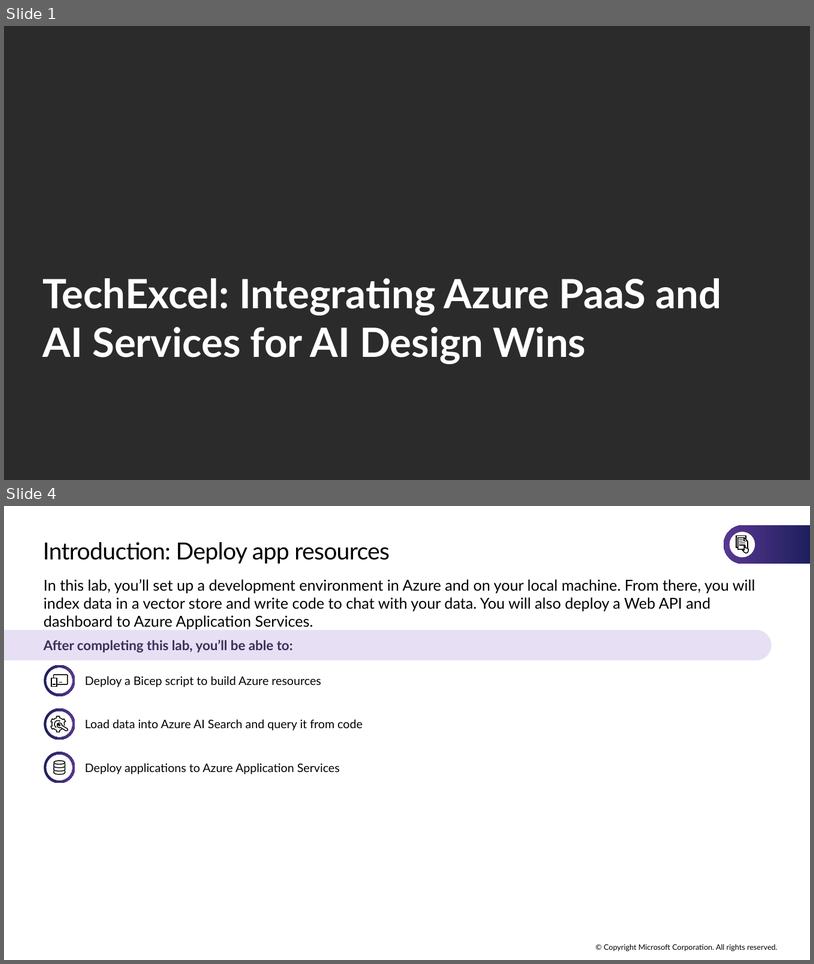
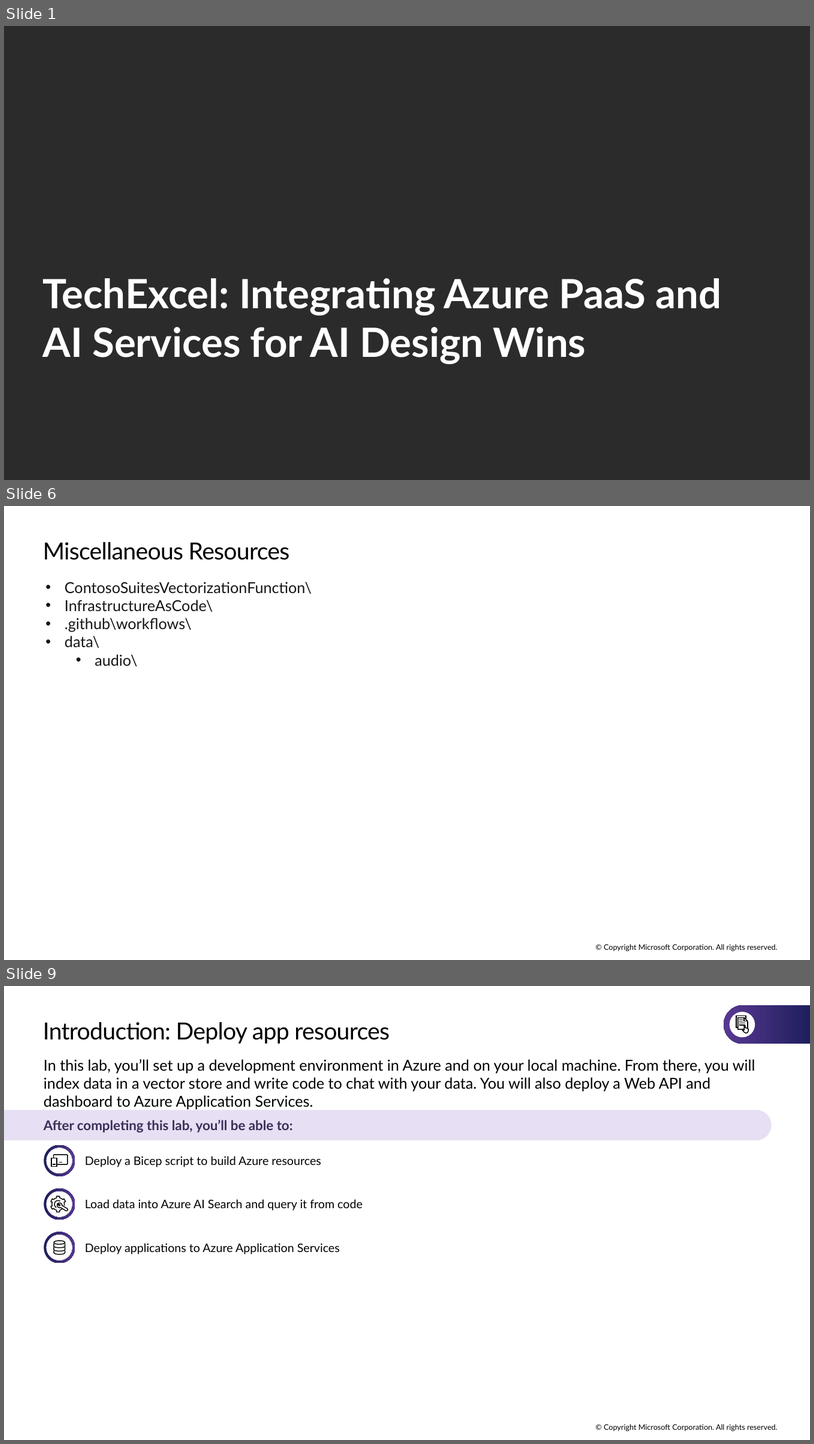
Before and after one commit to microsoft/TechExcel-Integrating-Azure-PaaS-and-AI-Services-for-AI-Design-Wins, a slide deck: slides/Lab Slides.pptx. Shown one above the other, each under a label of ours: slides 1 and 4 before the commit, slides 1, 6 and 9 after it; the slides between them are not shown. The pictures are 814x964 and 814x1444 pixels, drawn with LibreOffice and Linux fonts; fonts in the diff are those of the drawing; background and template pictures are left out; a plain dark background stands for a picture behind light text. Boxes give left, top, right and bottom in pixels: in the first picture for what was removed or moved away, otherwise in the second. Text is boxed around its words. In the diff, an @@ line names an element or a change of style, - is before the commit and + after.

```diff
--- a/slides/Lab Slides.pptx
+++ b/slides/Lab Slides.pptx
@@ slide 6 added at box(4, 506, 810, 960), background #FFFFFF; not listed: 1 template element that a slide beside it also shows @@
@@ title added at box(43, 542, 290, 560), 28 pt, text #000000 @@
+Miscellaneous Resources
@@ text added at box(65, 582, 312, 666), 18 pt, text #161616 @@
+• ContosoSuitesVectorizationFunction\
+• InfrastructureAsCode\
+• .github\workflows\
+• data\
+  • audio\
@@ what was slide 4 is now slide 9 @@
```
Also in this commit, not shown: 1 slide changed, 4 other slides added.
